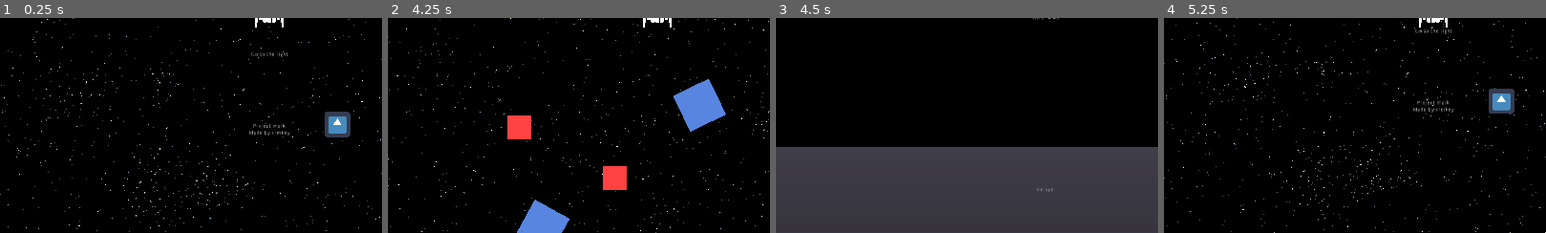
Above: before the commit, frames 1-4 (left to right).
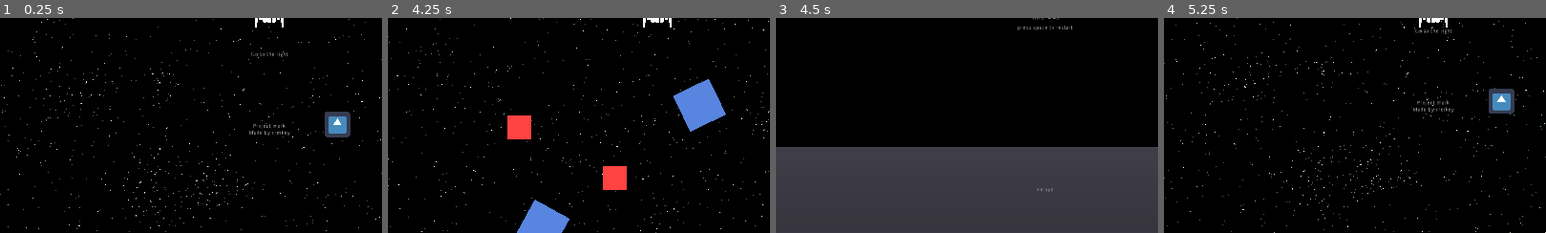
Above: after the commit, the same moments.

Repository: lajollagamesclub/project-mark
Game: Godot game, scene res://Main.tscn
Two runs of this game, one before a commit and one after it. Both use one fixed random seed, a clock stepped at 60 frames per second and the inputs below. The engine's default icon, where the game draws it, is replaced by a stand-in: a white triangle on a blue panel in a dark square.
Inputs:
- Up to frame 1 (0.25 s): no input
- Up to frame 2 (4.25 s): hold E (g_dash_right) 0.53-1.28 s; hold S (g_down) 1.28-2.03 s; hold E (g_dash_right) 2.03-2.78 s; hold Up (g_fire_up) 2.78-3.53 s; hold Q (g_dash_left) from 3.53 s (still down); tap Space (g_reset, bound only after the commit) at 4.15 s
- Up to frame 3 (4.5 s): keep holding Q (g_dash_left)
- Up to frame 4 (5.25 s): release Q (g_dash_left) at 5 s; click "Reload" at 5 s
The pictures show only the part of the screen within x 15-65%, y 50-100%; the shares and areas given below are measured in that part.

Frames 1-2 are identical in both runs. In frame 3, 0.1% of the frame differs, in the area x 63-78%, y 3-6%; in frame 4, nothing differs.

Commit message:
Press space to restart

Diff:
--- a/src/GameOver.tscn
+++ b/src/GameOver.tscn
@@ -14,6 +14,22 @@
 align = 1
 valign = 1
 script = ExtResource( 1 )
+__meta__ = {
+"_edit_use_anchors_": false
+}
+
+[node name="InstructionLabel" type="Label" parent="UI"]
+anchor_right = 1.0
+anchor_bottom = 1.0
+text = "
+
+
+press space to restart"
+align = 1
+valign = 1
+__meta__ = {
+"_edit_use_anchors_": false
+}
 
 [node name="ReloadButton" type="Button" parent="UI"]
 anchor_top = 1.0
@@ -22,4 +38,7 @@
 margin_top = -216.0
 text = "Reload"
 script = ExtResource( 2 )
+__meta__ = {
+"_edit_use_anchors_": false
+}
 [connection signal="pressed" from="UI/ReloadButton" to="UI/ReloadButton" method="_on_ReloadButton_pressed"]
--- a/src/ReloadButton.gd
+++ b/src/ReloadButton.gd
@@ -2,6 +2,13 @@
 
 const game_state = preload("res://game_state.tres")
 
+func _input(event):
+	if event.is_action_pressed("g_reset"):
+		reload()
+
 func _on_ReloadButton_pressed():
+	reload()
+
+func reload():
 	game_state.time = 0.0
 	get_tree().change_scene("res://Main.tscn")
--- a/src/project.godot
+++ b/src/project.godot
@@ -111,6 +111,11 @@
 "events": [ Object(InputEventKey,"resource_local_to_scene":false,"resource_name":"","device":0,"alt":false,"shift":false,"control":false,"meta":false,"command":false,"pressed":false,"scancode":16777234,"unicode":0,"echo":false,"script":null)
  ]
 }
+g_reset={
+"deadzone": 0.5,
+"events": [ Object(InputEventKey,"resource_local_to_scene":false,"resource_name":"","device":0,"alt":false,"shift":false,"control":false,"meta":false,"command":false,"pressed":false,"scancode":32,"unicode":0,"echo":false,"script":null)
+ ]
+}
 
 [physics]
 
